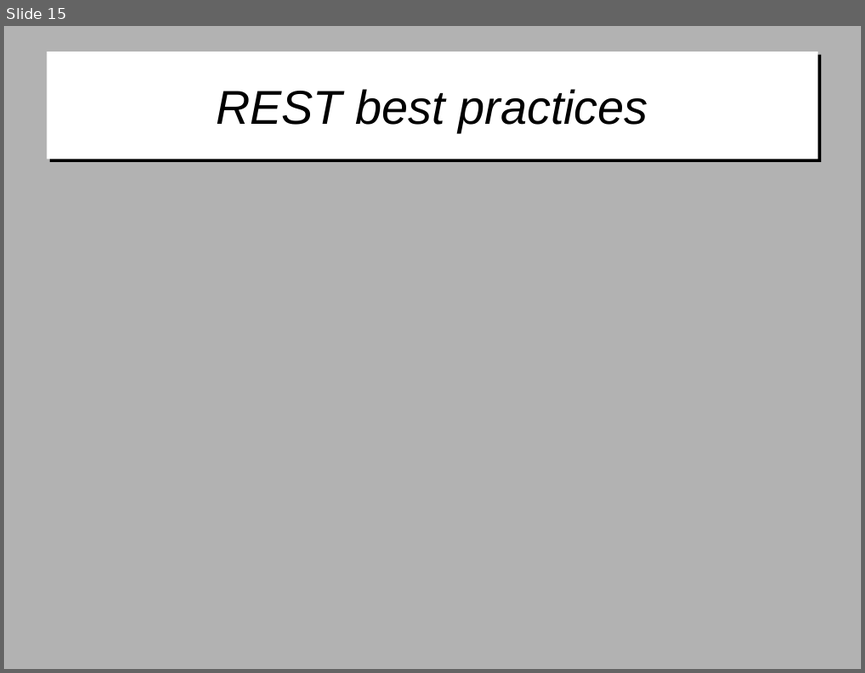
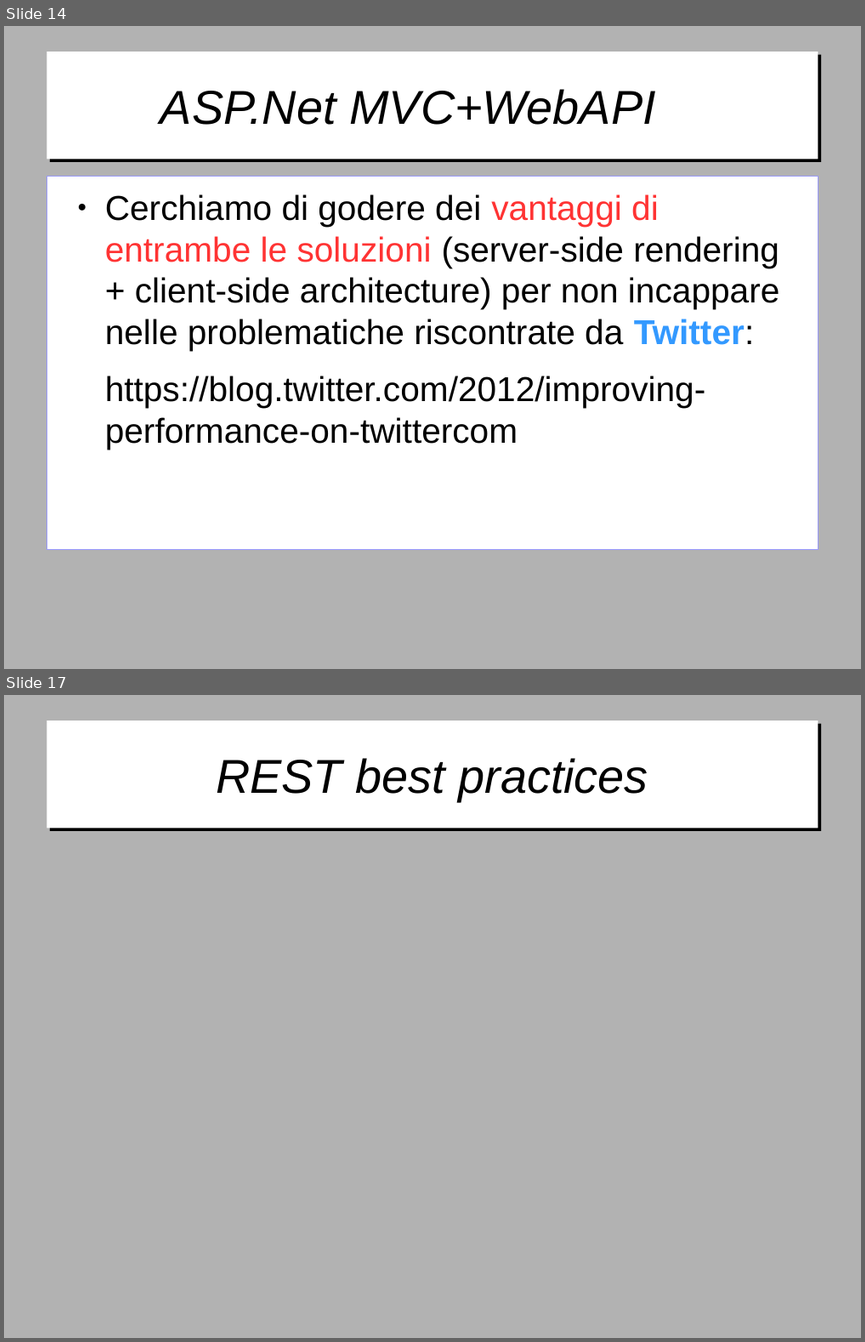
Before and after one commit to gitfer/ARXCourse, a slide deck: ARXCourse.odp. Shown one above the other, each under a label of ours: slide 15 before the commit, slides 14 and 17 after it; the slides between them are not shown. The pictures are 865x673 and 865x1342 pixels, drawn with LibreOffice and Linux fonts; fonts in the diff are those of the drawing; background and template pictures are left out. Boxes give left, top, right and bottom in pixels: in the first picture for what was removed or moved away, otherwise in the second. Text is boxed around its words. In the diff, an @@ line names an element or a change of style, - is before the commit and + after.

```diff
--- a/ARXCourse.odp
+++ b/ARXCourse.odp
@@ slide 14 added at (4, 26, 861, 669), background #B2B2B2 @@
@@ title added at (46, 52, 818, 159), fill #FFFFFF, 44 pt, text #000000, italic @@
+ASP.Net MVC+WebAPI
@@ text added at (46, 176, 818, 550), fill #FFFFFF, outline #9999FF 0 pt, 32 pt, text #000000 @@
+● Cerchiamo di godere dei vantaggi di entrambe le soluzioni (server-side rendering + client-side architecture) per non incappare nelle problematiche riscontrate da Twitter:
+https://blog.twitter.com/2012/improving-performance-on-twittercom
@@ what was slide 15 is now slide 17 @@
```
Also in this commit, not shown: 9 slides changed, 10 other slides added, 3 other files.
